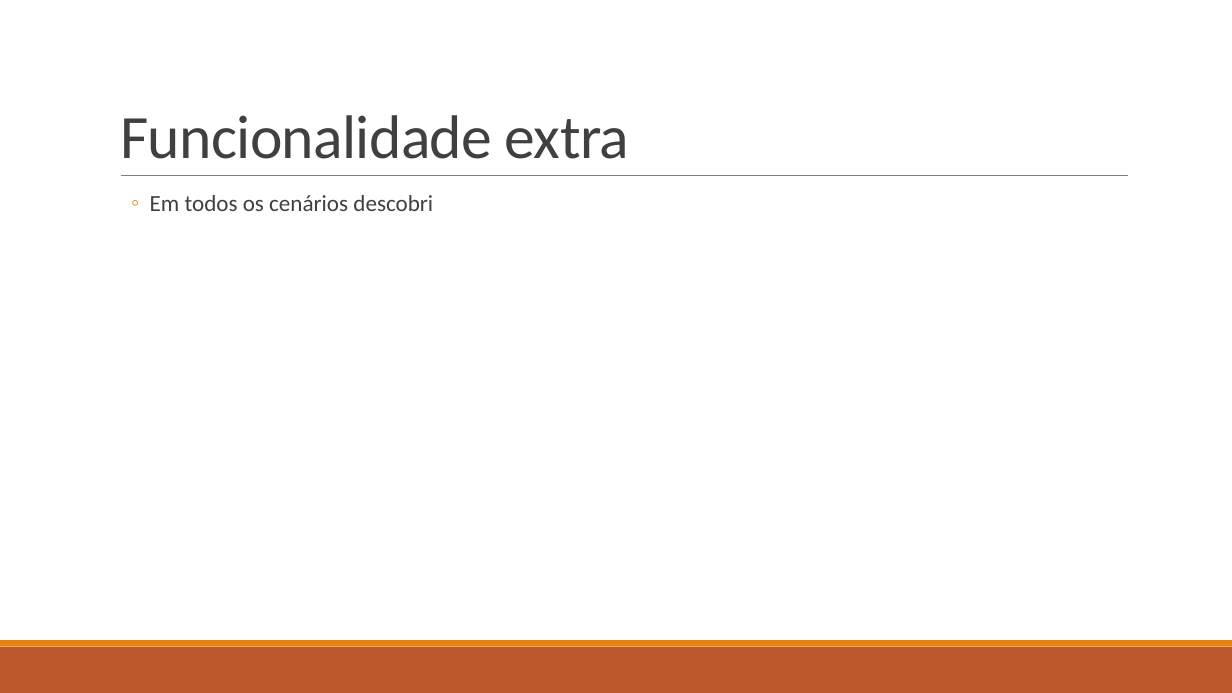
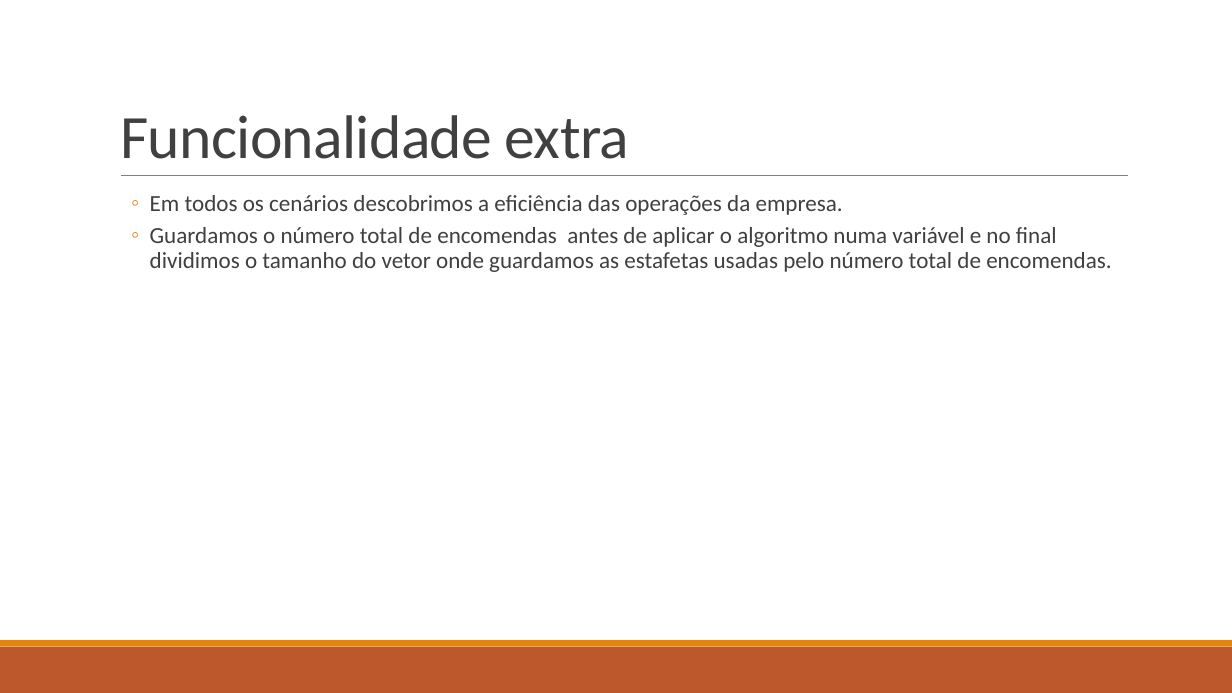
Before and after one commit to Miggs7/DA-Proj-22, a slide deck: slide 12 of Presentation/Logística Urbana para Entrega de Mercadorias.pptx. Drawn at 1232x693 pixels with LibreOffice and Linux fonts; fonts in the diff are those of the drawing. Boxes give left, top, right and bottom in pixels: in the first picture for what was removed or moved away, otherwise in the second. Text is boxed around its words. In the diff, an @@ line names an element or a change of style, - is before the commit and + after.

```diff
--- a/Presentation/Logística Urbana para Entrega de Mercadorias.pptx
+++ b/Presentation/Logística Urbana para Entrega de Mercadorias.pptx
@@ text at (150,195,1111,272): text changed @@
-  ◦ Em todos os cenários descobri
+  ◦ Em todos os cenários descobrimos a eficiência das operações da empresa.
+  ◦ Guardamos o número total de encomendas antes de aplicar o algoritmo numa variável e no final dividimos o tamanho do vetor onde guardamos as estafetas usadas pelo número total de encomendas.
```
Also in this commit, not shown: 7 other files.
